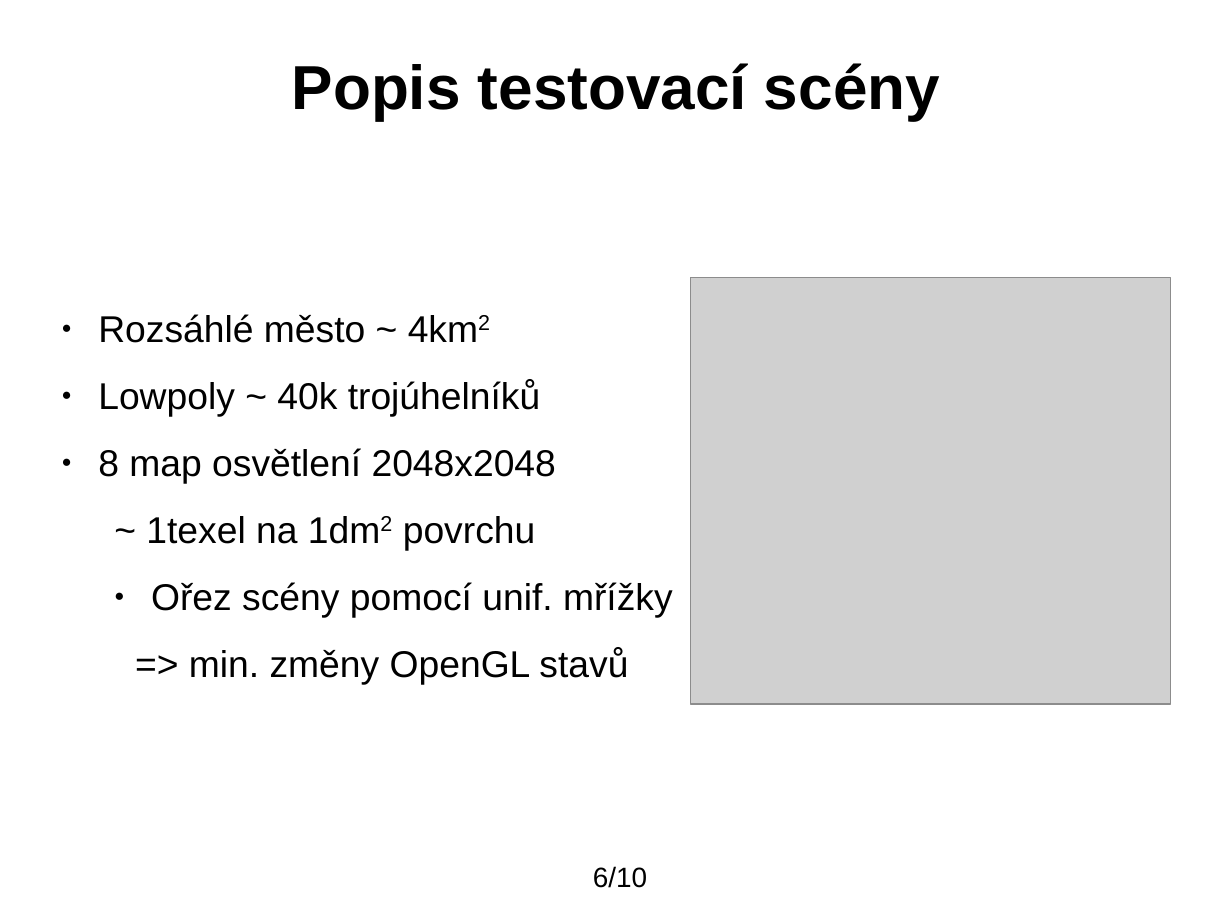
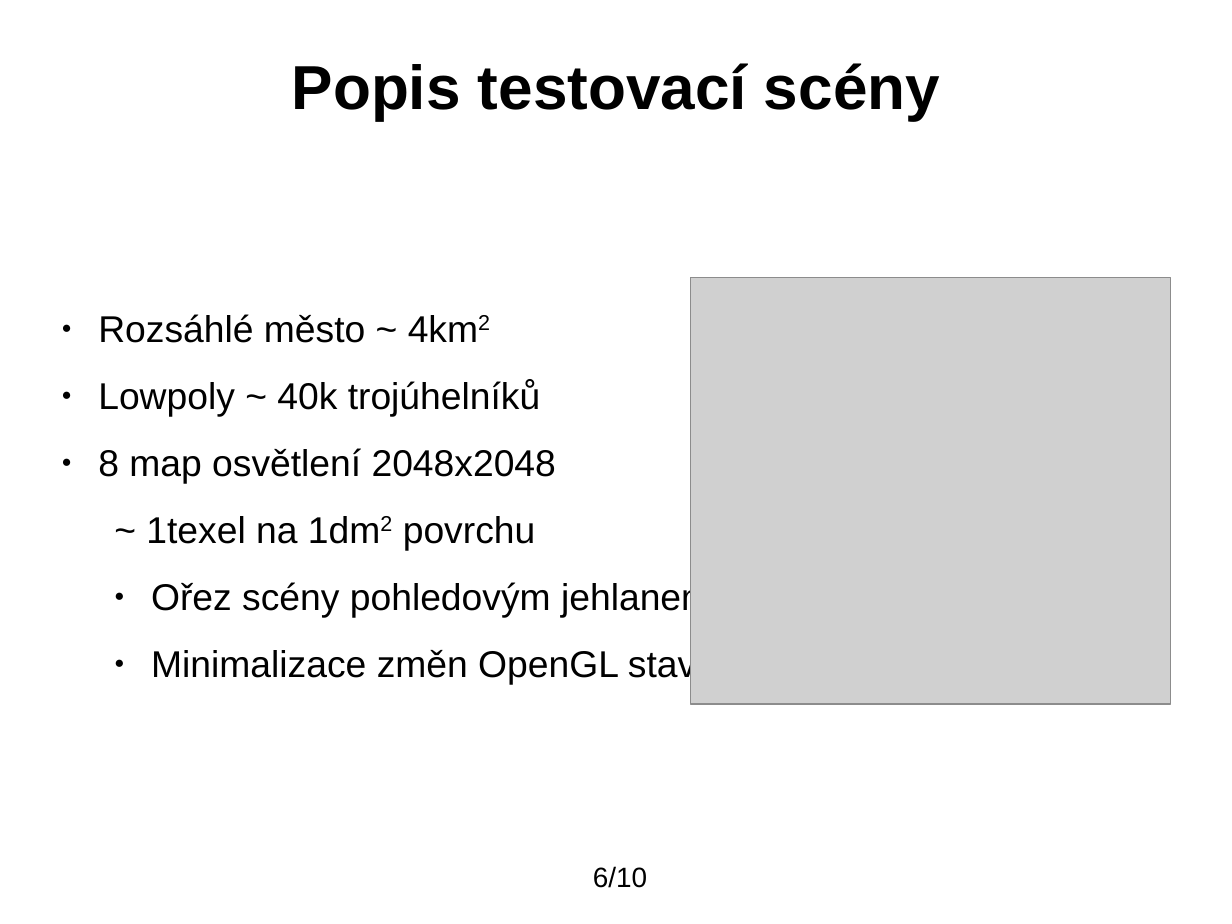
Before and after one commit to blankdeveloper/Open4speed, a slide deck: slide 6 of presentation-CZ/prezentace.odp. Drawn at 1232x924 pixels with LibreOffice and Linux fonts; fonts in the diff are those of the drawing; grey boxes stand for pictures; background and template pictures are left out. Boxes give left, top, right and bottom in pixels: in the first picture for what was removed or moved away, otherwise in the second. Text is boxed around its words. In the diff, an @@ line names an element or a change of style, - is before the commit and + after.

```diff
--- a/presentation-CZ/prezentace.odp
+++ b/presentation-CZ/prezentace.odp
@@ subtitle at (151, 581, 717, 685): text changed @@
-● Ořez scény pomocí unif. mřížky
-=> min. změny OpenGL stavů
+● Ořez scény pohledovým jehlanem
+● Minimalizace změn OpenGL stavů
```
Also in this commit, not shown: 8 other slides changed, 5 other files.
